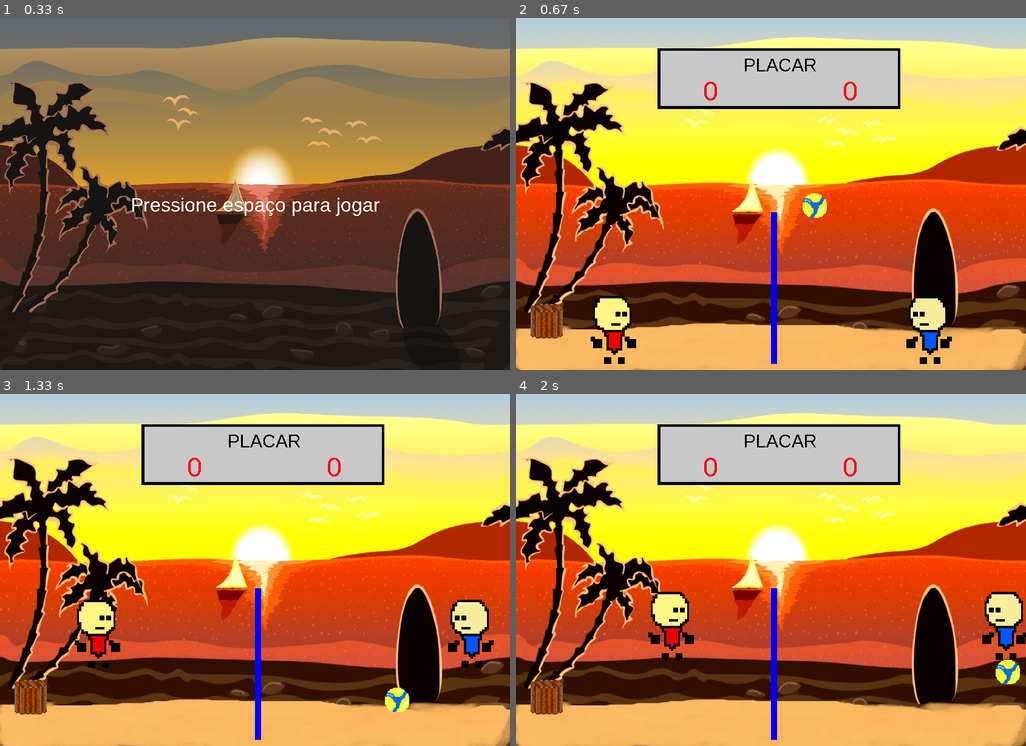
Above: before the commit, frames 1-4 (two rows, left to right).
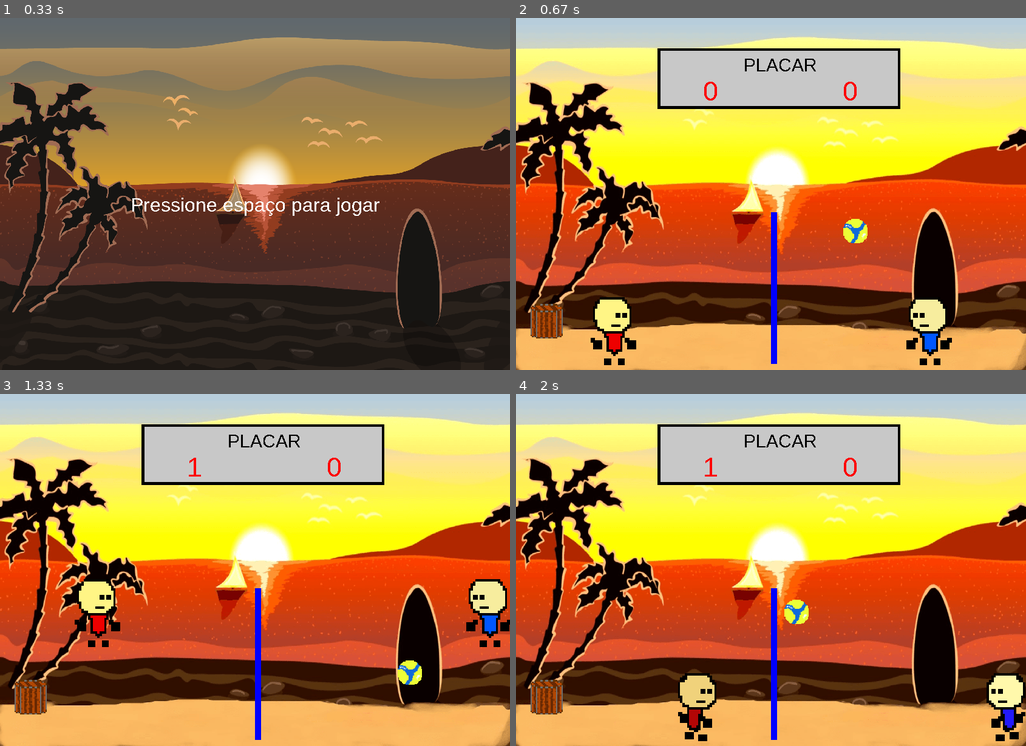
Above: after the commit, the same moments.

Repository: luiskeyd/volei-pygame
Game: pygame game, started from jogo.py
Two runs of this game, one before a commit and one after it. Both use one fixed random seed, a clock stepped at 60 frames per second and the inputs below.
Inputs:
- Up to frame 1 (0.33 s): no input
- Up to frame 2 (0.67 s): tap Space at 0.33 s
- Up to frame 3 (1.33 s): hold Right 0.67-1.13 s; hold Up from 1.17 s (still down); hold W from 1.17 s (still down)
- Up to frame 4 (2 s): release Up at 1.47 s; release W at 1.47 s; hold Right 1.5-1.97 s; hold D 1.5-1.97 s

Frame 1 is identical in both runs. In frame 2, 0.9% of the frame differs, in the area x 14-86%, y 49-99%; in frame 3, 3.6%; in frame 4, 4.6%, in the area x 25-100%, y 18-99%.

Commit message:
placar ta rodando

Diff:
--- a/constantes.py
+++ b/constantes.py
@@ -25,7 +25,7 @@
 PULANDO = False
 
 #frames
-FPS = 40
+FPS = 60
 
 #posiçao dos jogadores
 X_JOGADOR1 = 100
--- a/jogo.py
+++ b/jogo.py
@@ -76,7 +76,7 @@
         self.tela.fill(constantes.PRETO) # limpa a tela
         self.imagem_de_game_play()# desenha a tela de funda da game play
         self.BARRIO() # desenha um 'BARRRRRIIIIIIIIIO'
-        self.Placar()
+        self.Placar(self.bola)
         self.bola_sprite.draw(self.tela)
         self.rede_sprite.draw(self.tela) # desenha a rede
         self.todas_as_sprites.draw(self.tela) #faz oq a função fala
@@ -135,7 +135,7 @@
         self.rect.midtop = (50,460)
         self.tela.blit(self.barrio, self.rect)
 
-    def Placar(self):
+    def Placar(self, bola):
 
         self.placar_jogador1 = constantes.PLACAR_JOGADOR1
         self.placar_jogador2 = constantes.PLACAR_JOGADOR2
@@ -144,7 +144,18 @@
         self.mostrar_texto('PLACAR',30,constantes.PRETO, 435,60 )
         self.mostrar_texto(f'{self.placar_jogador1}',45, constantes.VERMELHO,320, 95)
         self.mostrar_texto(f'{self.placar_jogador2}',45, constantes.VERMELHO,550, 95)
+        POSICAO = self.bola.atualizar_posicao()
+        PONTUOU = False
 
+        if POSICAO[1] >= 547 and (POSICAO[0] > constantes.LARGURA /2):
+            constantes.PLACAR_JOGADOR1 += 1
+            PONTUOU = True
+
+        elif POSICAO[1] >= 547 and (POSICAO[0] < constantes.LARGURA /2):
+            constantes.PLACAR_JOGADOR2 += 1
+
+    #def resetar_posicao(self, jogador, bola):
+     #   self.x = self.posicao_inicial
 
 
     def mostrar_tela_final(self):
--- a/sist_bola.py
+++ b/sist_bola.py
@@ -14,7 +14,8 @@
         self.image = self.sprite
         self.image = pygame.transform.scale(self.image,(40,40))
         self.rect= self.image.get_rect()
-        self.rect.midtop = (constantes.LARGURA//2, 250)
+        self.rect.x, self.rect.y = (constantes.LARGURA//2, 250)
+        self.rect.inflate_ip(-10, -10)
         self.gravidade = constantes.Y_GRAVIDADE
         self.vel_x = 6
         self.vel_y = 2
@@ -86,3 +87,10 @@
                 self.rect.bottom = player.rect.top
             elif self.rect.top < player.rect.bottom and self.rect.bottom > player.rect.bottom:
                 self.rect.top = player.rect.bottom
+
+
+    def atualizar_posicao(self):
+        return (self.rect.x, self.rect.y)
+
+    #def resetar_posicao(self):
+       # self.x = self.posicao_inicial
--- a/sist_players.py
+++ b/sist_players.py
@@ -21,6 +21,7 @@
             self.image = pygame.transform.scale(self.image,(120,120))
             self.rect = self.image.get_rect()
             self.rect.topleft = constantes.X_JOGADOR1, constantes.Y_JOGADOR1
+            self.rect.inflate_ip(-30, -5)
             self.animar = False
             self.pulando = False
             self.posicao_x1 = constantes.X_JOGADOR1
@@ -38,6 +39,7 @@
             self.image = pygame.transform.scale(self.image,(120, 120))
             self.rect = self.image.get_rect()
             self.rect.topright = constantes.X_JOGADOR2, constantes.Y_JOGADOR2
+            self.rect.inflate_ip(10, -5)
             self.animar = False
             self.pulando = False
             self.posicao_x2 = constantes.X_JOGADOR2
